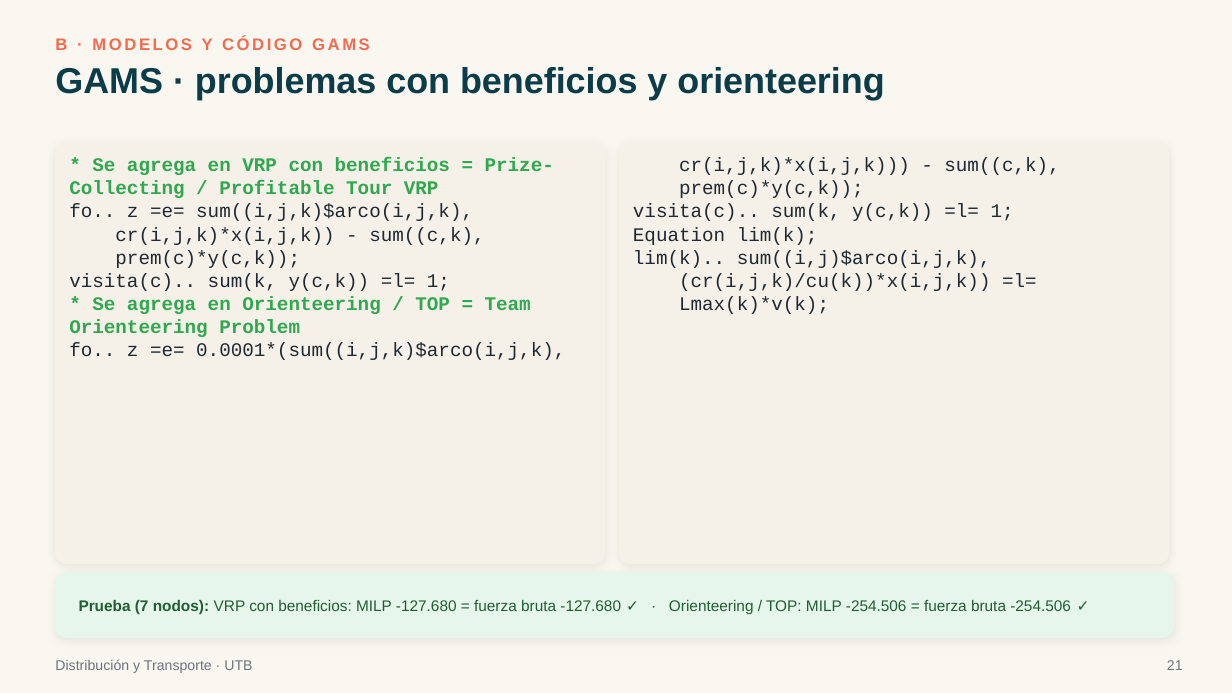
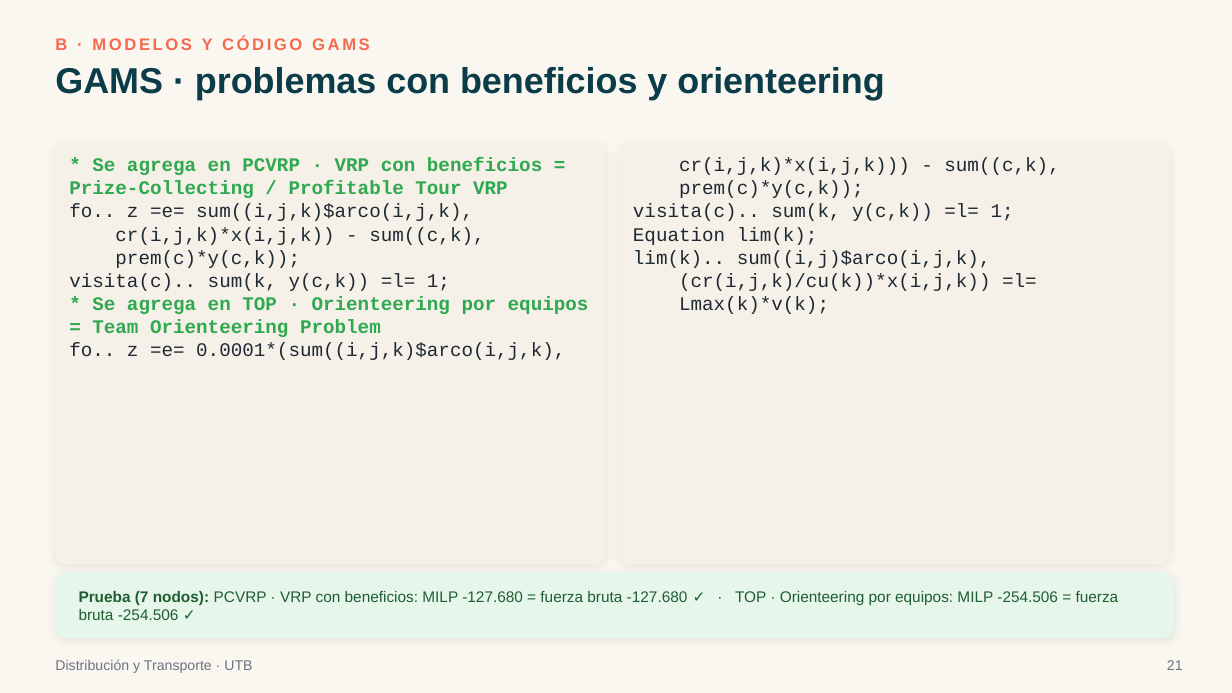
Before and after one commit to sebastianslg/grafosapp, a slide deck: slide 21 of Exposicion_Ruteo_de_Vehiculos.pptx. Drawn at 1232x693 pixels with LibreOffice and Linux fonts; fonts in the diff are those of the drawing. Boxes give left, top, right and bottom in pixels: in the first picture for what was removed or moved away, otherwise in the second. Text is boxed around its words. In the diff, an @@ line names an element or a change of style, - is before the commit and + after.

```diff
--- a/Exposicion_Ruteo_de_Vehiculos.pptx
+++ b/Exposicion_Ruteo_de_Vehiculos.pptx
@@ text at [69,158,542,198]: text changed @@
-* Se agrega en VRP con beneficios = Prize-Collecting / Profitable Tour VRP
+* Se agrega en PCVRP · VRP con beneficios = Prize-Collecting / Profitable Tour VRP
@@ text at [92,296,589,337]: text changed @@
-* Se agrega en Orienteering / TOP = Team Orienteering Problem
+* Se agrega en TOP · Orienteering por equipos = Team Orienteering Problem
@@ text at [79,591,1119,620]: text changed @@
-Prueba (7 nodos): VRP con beneficios: MILP -127.680 = fuerza bruta -127.680 ✓ · Orienteering / TOP: MILP -254.506 = fuerza bruta -254.506 ✓
+Prueba (7 nodos): PCVRP · VRP con beneficios: MILP -127.680 = fuerza bruta -127.680 ✓ · TOP · Orienteering por equipos: MILP -254.506 = fuerza bruta -254.506 ✓
```
Also in this commit, not shown: 7 other slides changed, 3 other files.
